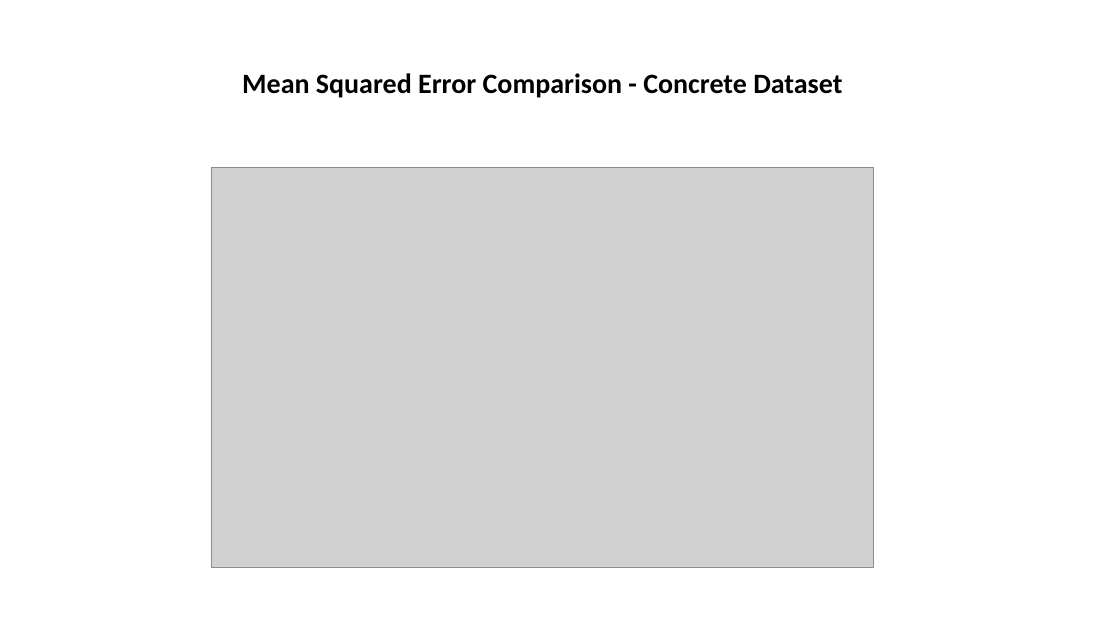
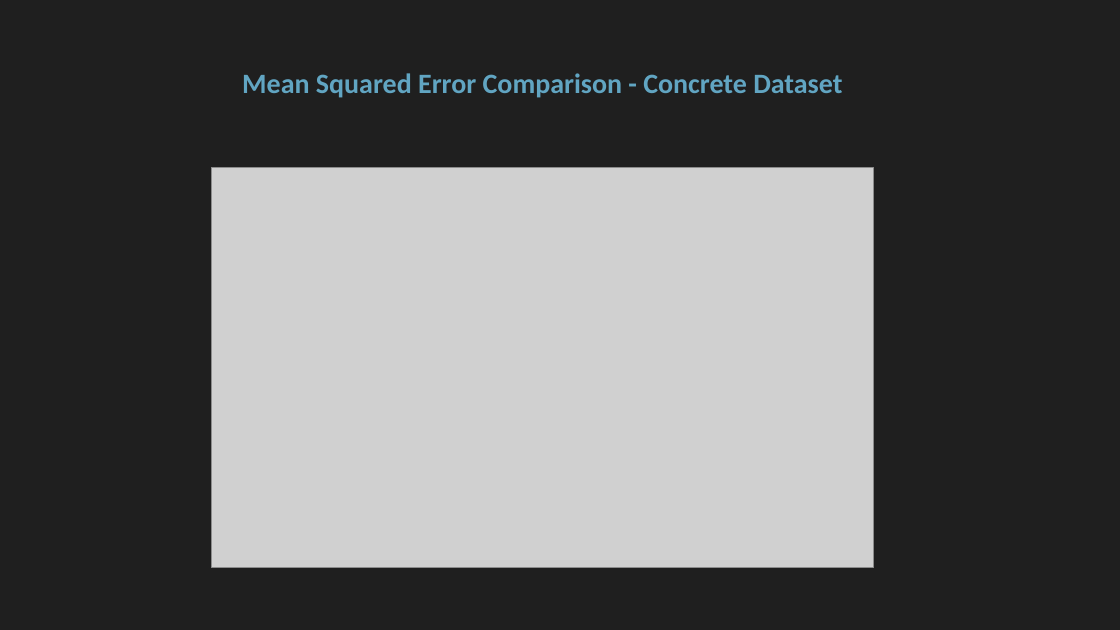
Before and after one commit to floengl/Machine-Learning, a slide deck: slide 10 of Exercise_2/Exercie2_slides.pptx (slide 5 before the commit). Drawn at 1120x630 pixels with LibreOffice and Linux fonts; fonts in the diff are those of the drawing; grey boxes stand for pictures. Boxes give left, top, right and bottom in pixels: in the first picture for what was removed or moved away, otherwise in the second. Text is boxed around its words. In the diff, an @@ line names an element or a change of style, - is before the commit and + after.

```diff
--- a/Exercise_2/Exercie2_slides.pptx
+++ b/Exercise_2/Exercie2_slides.pptx
@@ background #FFFFFF to #1F1F1F @@
@@ title "Mean Squared Error Comparison - ..." at (242,73,842,98): text colour #000000 to #61A5C2 @@
```
Also in this commit, not shown: 4 other slides changed, 10 slides added, 3 other files.
